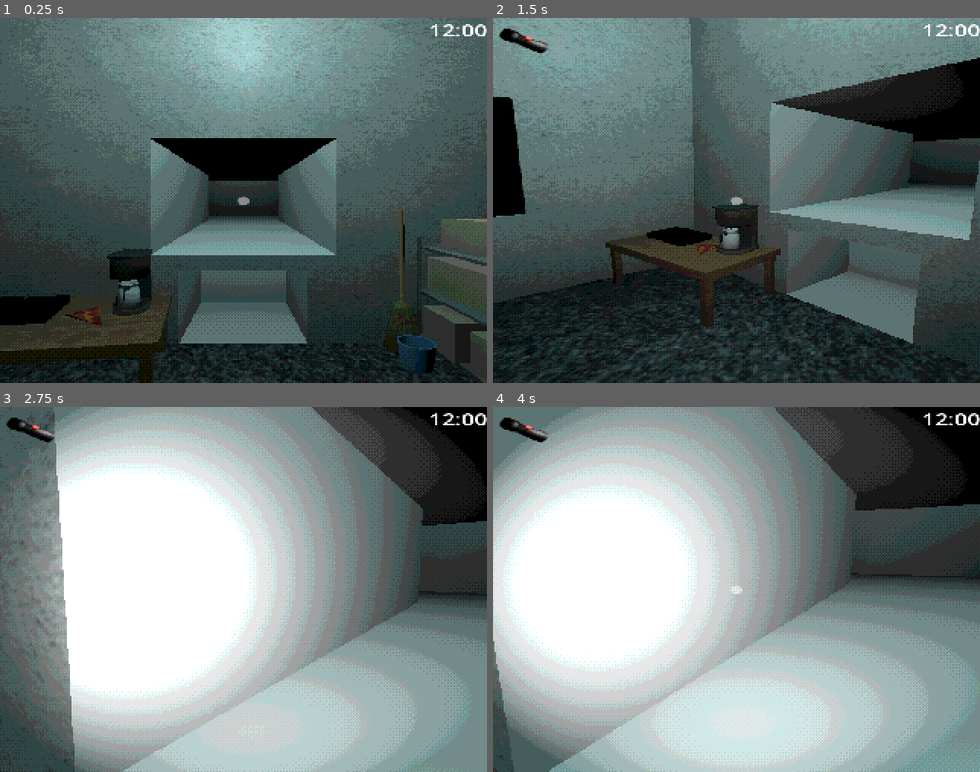
Above: before the commit, frames 1-4 (two rows, left to right).
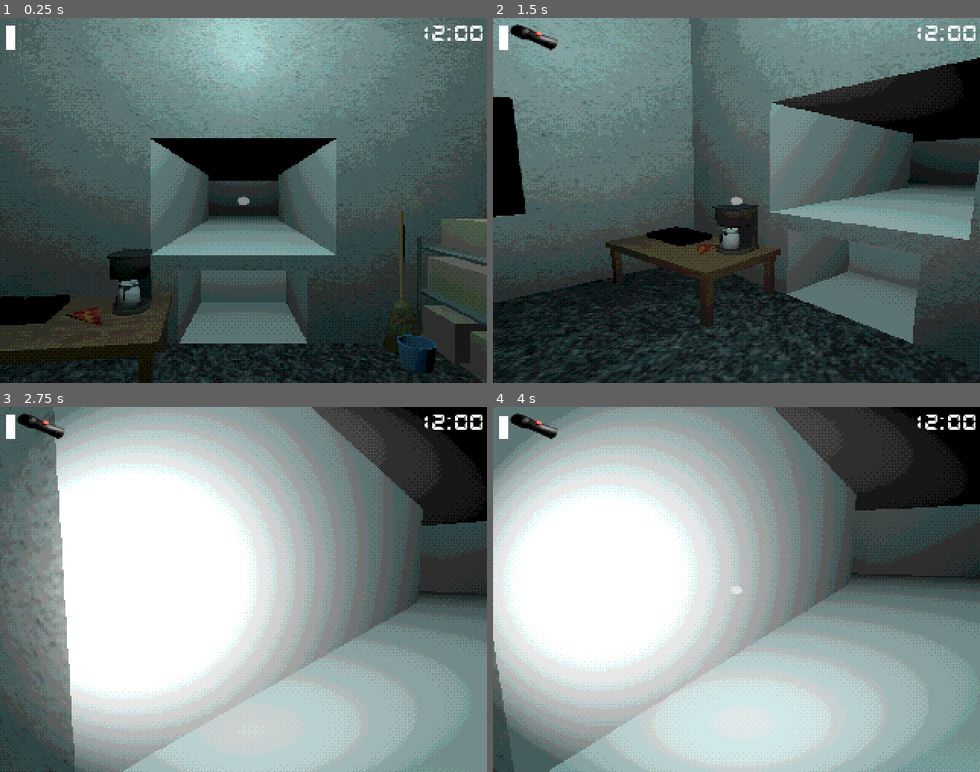
Above: after the commit, the same moments.

Repository: FemiBunnY/FNaF-Fangame-Open-Source-
Game: Godot game, scene res://scenes/gameshader.tscn
The game is run twice, just before and just after one commit, with the same random seed, the same clock (stepped at 60 frames per second) and the same inputs.
Inputs (mouse positions are in pixels of both pictures, inside the frame that each line leads up to):
- Up to frame 1 (0.25 s): no input
- Up to frame 2 (1.5 s): move the mouse to (843, 182) at 0.52 s; hold D (right) 0.53-1.28 s; tap F (flash) at 0.6 s; click (843, 182) at 0.67 s; tap Enter at 1.25 s; move the mouse to (712, 200) at 1.27 s; hold W (up) from 1.28 s (still down); tap C (crouch) at 1.35 s
- Up to frame 3 (2.75 s): keep holding W (up); tap F (flash) at 1.55, 2.1 s; move the mouse to (253, 582) at 2.02 s
- Up to frame 4 (4 s): keep holding W (up); tap Space at 2.75 s; move the mouse to (731, 596) at 2.77 s; tap E (interact) at 2.85 s; tap F (flash) at 3.05, 3.6 s; tap Enter at 3.5 s; move the mouse to (775, 593) at 3.52 s

The runs differ from the first frame. In frame 1, 0.4% of the frame differs, in the area x 1-100%, y 1-9%; in frame 2, 0.9%, in the area x 1-100%, y 1-10%; in frame 3, 0.8%; in frame 4, 0.9%.

Commit message:
flashlight mechanics, digital clock font added

Diff:
--- a/models ae/office.tscn
+++ b/models ae/office.tscn
@@ -185,6 +185,7 @@
 [node name="SwitchAudioPlayer1" type="AudioStreamPlayer3D" parent="." index="27"]
 transform = Transform3D(1, 0, 0, 0, 1, 0, 0, 0, 1, 1.88816, 1.23228, 1.23953)
 stream = ExtResource("3_cogd2")
+emission_angle_enabled = true
 
 [node name="SwitchAudioPlayer2" type="AudioStreamPlayer3D" parent="." index="28"]
 transform = Transform3D(1, 0, 0, 0, 1, 0, 0, 0, 1, 1.88816, 1.09731, 1.23953)
--- a/scenes/game.tscn
+++ b/scenes/game.tscn
@@ -8,6 +8,7 @@
 [ext_resource type="Texture2D" uid="uid://cfeep22il60k5" path="res://ui/flashlight.png" id="7_g42jd"]
 [ext_resource type="Texture2D" uid="uid://02y65gybeuvd" path="res://ui/scream_paul.png" id="7_ykndc"]
 [ext_resource type="Texture2D" uid="uid://drd1f51dkwwcj" path="res://ui/scream_george.png" id="8_n0xn7"]
+[ext_resource type="FontFile" uid="uid://drldanni5u5vd" path="res://fonts/DS-DIGIB.TTF" id="8_tfmje"]
 [ext_resource type="PackedScene" uid="uid://dctkqstrbxv2m" path="res://scenes/animatronic.tscn" id="9_0bsv3"]
 [ext_resource type="Script" path="res://scripts/wtv_follow_controller.gd" id="9_co0t4"]
 [ext_resource type="Script" path="res://scripts/wts_follow_controller.gd" id="9_s5d5o"]
@@ -118,10 +119,23 @@
 grow_vertical = 2
 texture = ExtResource("3_xnpp7")
 
+[node name="FlashlightBattery" type="ColorRect" parent="UI"]
+layout_mode = 0
+offset_left = 16.0
+offset_top = 45.0
+offset_right = 25.0
+offset_bottom = 82.0
+rotation = 3.14159
+size_flags_horizontal = 0
+size_flags_vertical = 0
+
 [node name="FlashlightImage" type="TextureRect" parent="UI"]
 layout_mode = 0
-offset_right = 40.0
-offset_bottom = 40.0
+offset_left = 11.0
+offset_top = -6.0
+offset_right = 75.0
+offset_bottom = 58.0
+size_flags_horizontal = 0
 texture = ExtResource("7_g42jd")
 
 [node name="ScreamPaul" type="TextureRect" parent="UI"]
@@ -149,10 +163,14 @@
 anchors_preset = 1
 anchor_left = 1.0
 anchor_right = 1.0
-offset_left = -41.0
-offset_bottom = 23.0
+offset_left = -51.0
+offset_top = 4.0
+offset_right = -3.0
+offset_bottom = 29.0
 grow_horizontal = 0
-theme_override_font_sizes/font_size = 24
+size_flags_horizontal = 8
+theme_override_fonts/font = ExtResource("8_tfmje")
+theme_override_font_sizes/font_size = 32
 text = "12:00"
 horizontal_alignment = 2
 
@@ -205,7 +223,7 @@
 curve = SubResource("Curve3D_2ii4c")
 
 [node name="wtv follow" type="PathFollow3D" parent="window/window to ventilation"]
-transform = Transform3D(0.015369, 0, -0.999878, 0, 1, 0, 0.999878, 0, 0.015369, -0.0211468, 0, 0.0127858)
+transform = Transform3D(0.0153689, 0, -0.999877, 0, 1, 0, 0.999877, 0, 0.0153689, -0.0211468, 0, 0.0127858)
 loop = false
 script = ExtResource("9_co0t4")
 
--- a/scenes/player.tscn
+++ b/scenes/player.tscn
@@ -8,6 +8,44 @@
 [ext_resource type="AudioStream" uid="uid://euqey5ucfdui" path="res://sounds/footsteps_metal_1.ogg" id="6_e0qtr"]
 
 [sub_resource type="BoxShape3D" id="BoxShape3D_dgfyt"]
+
+[sub_resource type="Animation" id="Animation_hdgq5"]
+resource_name = "blinking"
+length = 0.8
+step = 0.0345
+tracks/0/type = "value"
+tracks/0/imported = false
+tracks/0/enabled = true
+tracks/0/path = NodePath(".:light_energy")
+tracks/0/interp = 1
+tracks/0/loop_wrap = true
+tracks/0/keys = {
+"times": PackedFloat32Array(0, 0.1, 0.2, 0.3, 0.4, 0.5, 0.6, 0.7),
+"transitions": PackedFloat32Array(1, 1, 1, 1, 1, 1, 1, 1),
+"update": 0,
+"values": [1.0, 0.05, 0.18, 0.02, 0.25, 0.125, 0.44, 0.05]
+}
+
+[sub_resource type="Animation" id="Animation_rfdcg"]
+length = 0.001
+tracks/0/type = "value"
+tracks/0/imported = false
+tracks/0/enabled = true
+tracks/0/path = NodePath(".:light_energy")
+tracks/0/interp = 1
+tracks/0/loop_wrap = true
+tracks/0/keys = {
+"times": PackedFloat32Array(0),
+"transitions": PackedFloat32Array(1),
+"update": 0,
+"values": [0.0]
+}
+
+[sub_resource type="AnimationLibrary" id="AnimationLibrary_de15r"]
+_data = {
+"RESET": SubResource("Animation_rfdcg"),
+"blinking": SubResource("Animation_hdgq5")
+}
 
 [sub_resource type="BoxShape3D" id="BoxShape3D_5htxs"]
 
@@ -38,6 +76,15 @@
 spot_attenuation = 2.07053
 spot_angle = 42.69
 
+[node name="FlashlightBatteryTimer" type="Timer" parent="CameraPivot/Camera/Flashlight"]
+wait_time = 120.0
+
+[node name="FlashlightAnimations" type="AnimationPlayer" parent="CameraPivot/Camera/Flashlight"]
+libraries = {
+"": SubResource("AnimationLibrary_de15r")
+}
+speed_scale = 1.3
+
 [node name="CrouchShapecast" type="ShapeCast3D" parent="."]
 shape = SubResource("BoxShape3D_5htxs")
 target_position = Vector3(0, 1, 0)
@@ -61,4 +108,6 @@
 [node name="FootstepsMetalAudio" type="AudioStreamPlayer" parent="."]
 stream = ExtResource("6_e0qtr")
 
+[connection signal="timeout" from="CameraPivot/Camera/Flashlight/FlashlightBatteryTimer" to="." method="_on_flashlight_battery_timer_timeout"]
+[connection signal="animation_finished" from="CameraPivot/Camera/Flashlight/FlashlightAnimations" to="." method="_on_flashlight_animations_animation_finished"]
 [connection signal="timeout" from="breath" to="." method="_on_breath_timeout"]
--- a/scripts/player_script.gd
+++ b/scripts/player_script.gd
@@ -15,6 +15,8 @@
 var is_crouching:bool = false
 var is_flashlight_on:bool = false
 var player_on_vent:bool = false
+var is_activated_flashlight:bool = false
+var can_use_flashlight:bool = true
 
 @onready var camera_pivot = $CameraPivot
 @onready var camera = $CameraPivot/Camera
@@ -30,9 +32,13 @@
 @onready var footsteps_slower_audio = $FootstepsSlowerAudio
 @onready var floor_raycast = $FloorRaycast
 @onready var footsteps_metal_audio = $FootstepsMetalAudio
+@onready var battery_timer = $CameraPivot/Camera/Flashlight/FlashlightBatteryTimer
+@onready var flashlight_battery = $"../UI/FlashlightBattery"
+@onready var flashlight_animations = $CameraPivot/Camera/Flashlight/FlashlightAnimations
 
 func _ready() -> void:
 	black_screen.set_color(Color(0,0,0,0))
+	flashlight_animations.play("RESET")
 
 func _input(event:InputEvent) -> void:
 	if event is InputEventMouseButton:
@@ -46,6 +52,10 @@
 			camera.rotation.x = clamp(camera.rotation.x, deg_to_rad(-60), deg_to_rad(60))
 
 func _physics_process(delta:float) -> void:
+	if is_activated_flashlight:
+		flashlight_battery.size = Vector2(9, 34 * (battery_timer.time_left/120))
+	elif not is_activated_flashlight:
+		flashlight_battery.size = Vector2(9, 34)
 
 	if Input.is_action_just_pressed("crouch"):
 		is_crouching = true
@@ -78,15 +88,20 @@
 	elif not interaction_raycast.is_colliding() or interaction_raycast.is_colliding() and  not interaction_raycast.get_collider().is_in_group("interactuable"):
 		emit_signal("notinteracting")
 
-	if Input.is_action_just_pressed("flash") and not is_flashlight_on:
+	if Input.is_action_just_pressed("flash") and not is_flashlight_on and can_use_flashlight:
 		flashlight_audio.play()
 		is_flashlight_on = true
 		flashlight.light_energy = 1
+		if not is_activated_flashlight:
+			battery_timer.start()
+			is_activated_flashlight = true
+		battery_timer.paused = false
 		emit_signal("flashlight_on")
 	elif Input.is_action_just_pressed("flash") and is_flashlight_on:
 		flashlight_audio.play()
 		is_flashlight_on = false
 		flashlight.light_energy = 0
+		battery_timer.paused = true
 		emit_signal("flashlight_off")
 
 	if not is_on_floor():
@@ -160,3 +175,15 @@
 	if body.name == "Player":
 		player_on_vent = false
 		print(player_on_vent)
+
+
+func _on_flashlight_battery_timer_timeout():
+	can_use_flashlight = false
+	battery_timer.stop()
+	flashlight_animations.play("blinking")
+
+func _on_flashlight_animations_animation_finished(_anim_name):
+	is_flashlight_on = false
+	flashlight.light_energy = 0
+	battery_timer.paused = true
+	emit_signal("flashlight_off")
Binary file added: fonts/DS-DIGIB.TTF
Not shown, added: fonts/DS-DIGIB.TTF.import
Not shown: 1 places in scenes/game.tscn that only renumber resources
Not shown: 1 places in scenes/player.tscn that only renumber resources
